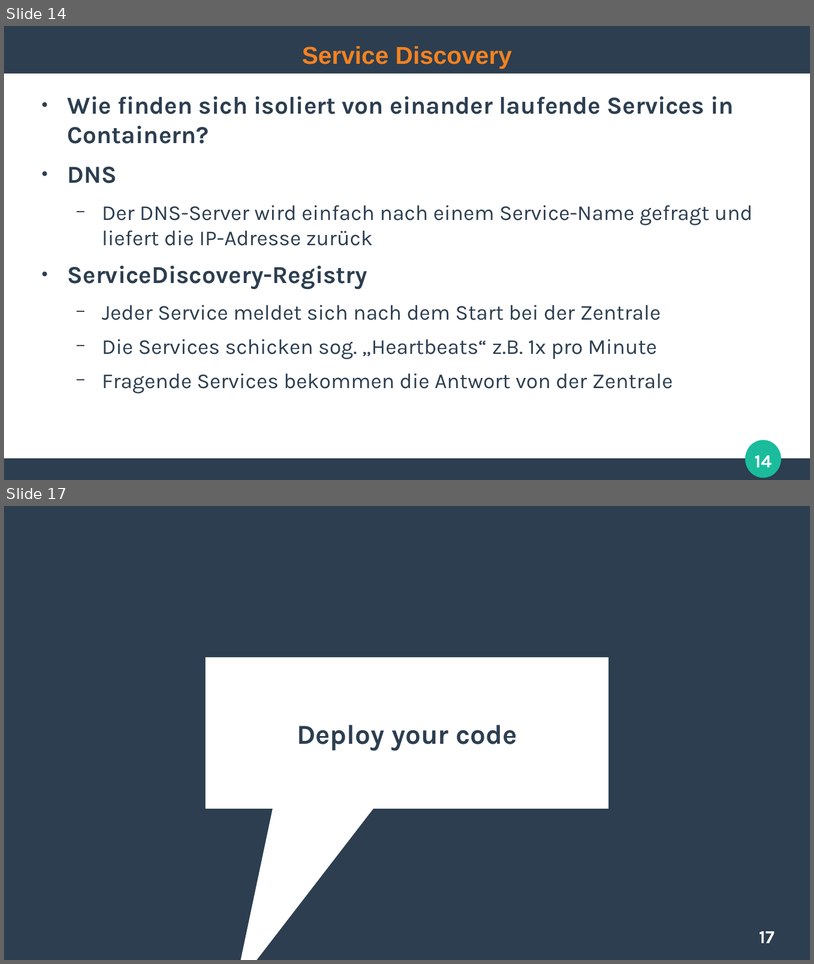
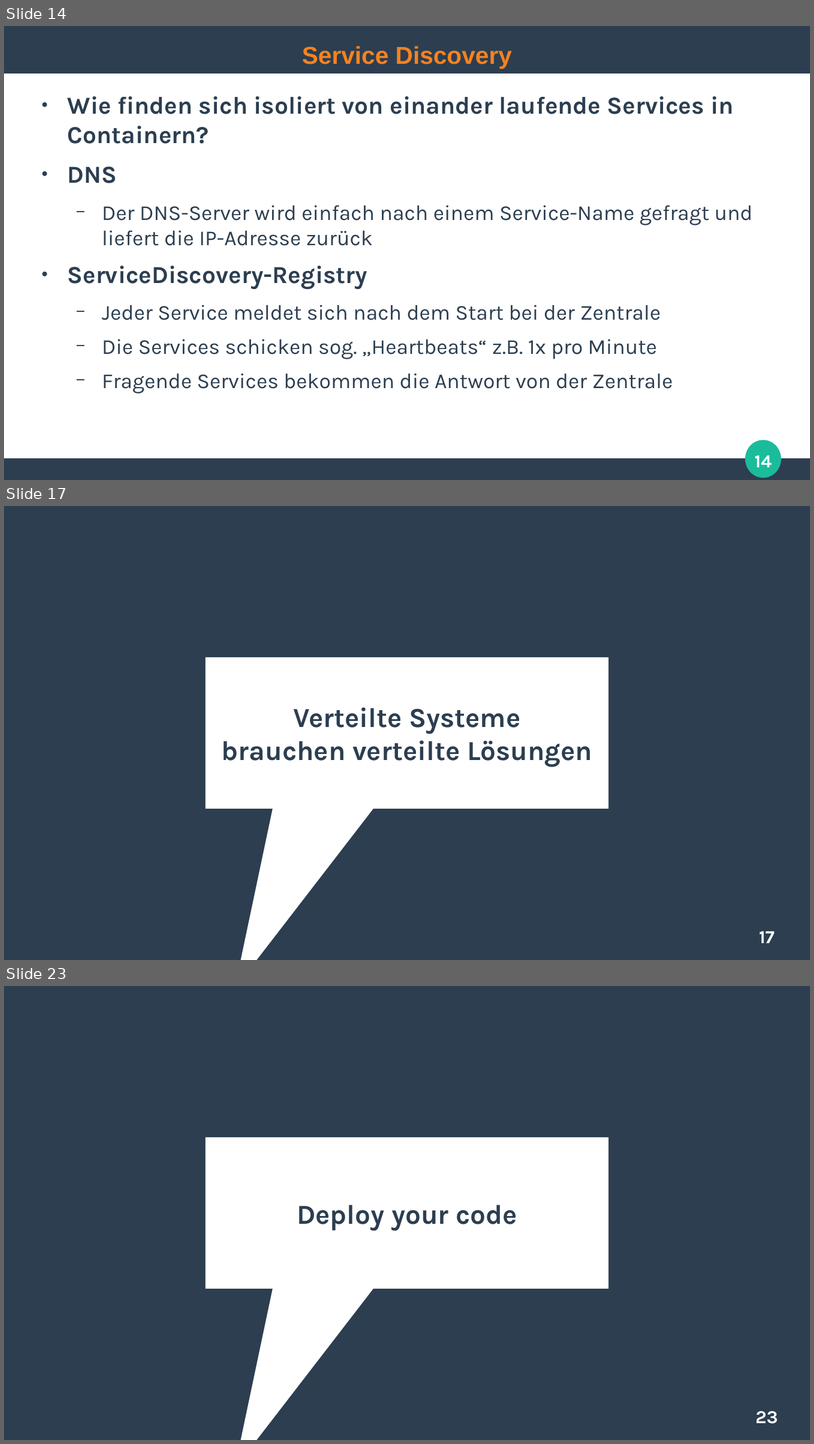
Before and after one commit to ghandmann/HS-AlbSig-WebAnwendungen2, a slide deck: Kapitel/10_Microservice_Architecture.odp. Shown one above the other, each under a label of ours: slides 14 and 17 before the commit, slides 14, 17 and 23 after it; the slides between them are not shown. The pictures are 814x964 and 814x1444 pixels, drawn with LibreOffice and Linux fonts; fonts in the diff are those of the drawing. Boxes give left, top, right and bottom in pixels: in the first picture for what was removed or moved away, otherwise in the second. Text is boxed around its words. In the diff, an @@ line names an element or a change of style, - is before the commit and + after.

```diff
--- a/Kapitel/10_Microservice_Architecture.odp
+++ b/Kapitel/10_Microservice_Architecture.odp
@@ slide 17 added at (4, 506, 810, 960), background #2C3E50; not listed: 1 template element that a slide beside it also shows @@
@@ title added at (222, 707, 593, 767), 27 pt, text #2C3E50, bold @@
+Verteilte Systeme
+brauchen verteilte Lösungen
@@ page number added at (759, 931, 775, 943), 18 pt, text #FFFFFF, bold @@
+17
@@ what was slide 17 is now slide 23 @@
@@ page number at (756, 1411, 778, 1423): text changed @@
-17
+23
```
Also in this commit, not shown: 5 slides changed, 6 other slides added, 1 other file.
